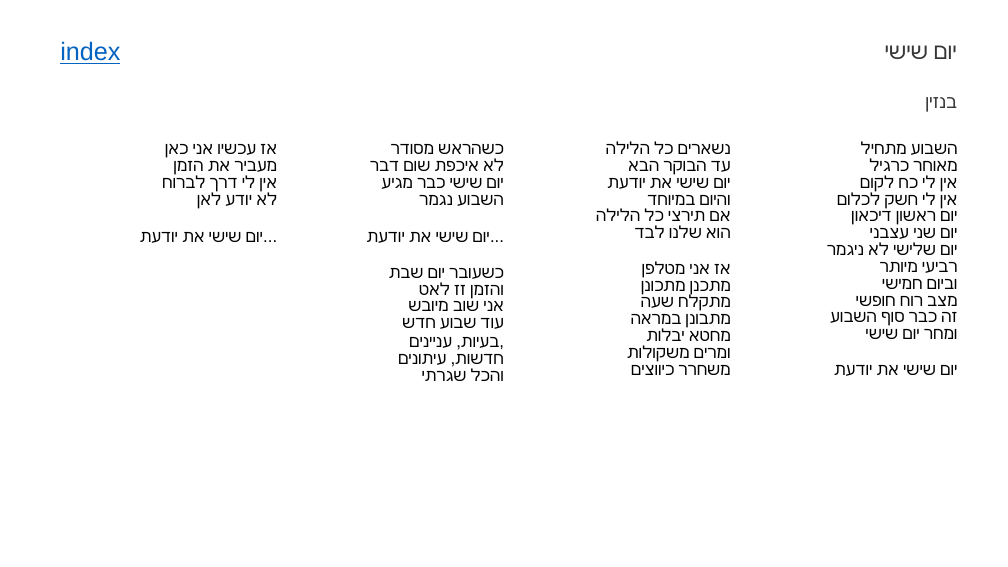
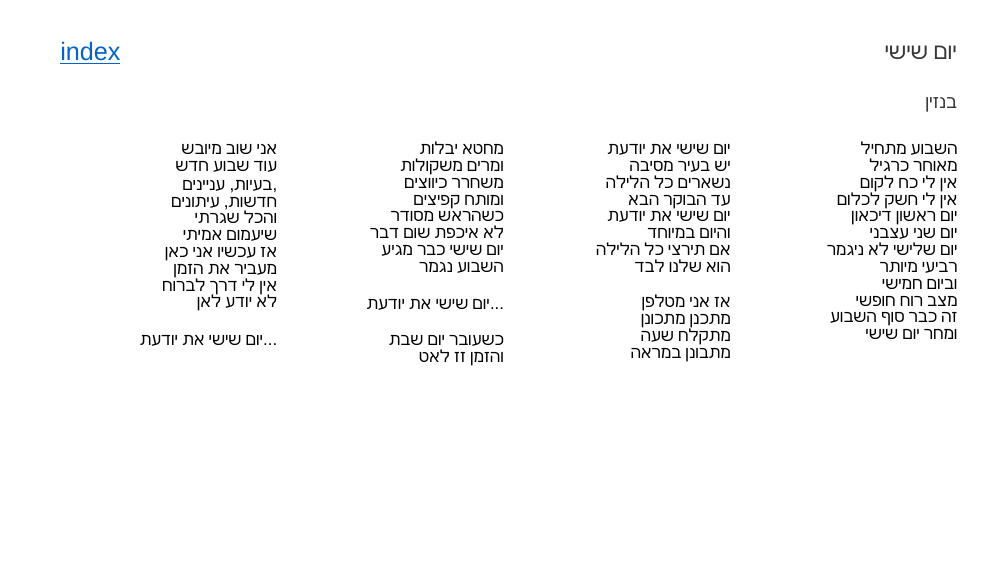
Before and after one commit to guypeled76/songs2slides, a slide deck: slide 52 of songs.pptx (slide 30 before the commit). Drawn at 1008x567 pixels with LibreOffice and Linux fonts; fonts in the diff are those of the drawing. Boxes give left, top, right and bottom in pixels: in the first picture for what was removed or moved away, otherwise in the second. Text is boxed around its words. In the diff, an @@ line names an element or a change of style, - is before the commit and + after.

```diff
--- a/songs.pptx
+++ b/songs.pptx
@@ table at (50, 141, 958, 544) @@
-row 1: אז עכשיו אני כאן / מעביר את הזמן / אין לי דרך לברוח / לא יודע לאן / יום שישי את יודעת... | כשהראש מסודר / לא איכפת שום דבר / יום שישי כבר מגיע / השבוע נגמר / יום שישי את יודעת... / כשעובר יום שבת / והזמן זז לאט / אני שוב מיובש / עוד שבוע חדש / בעיות, עניינים, / חדשות, עיתונים / והכל שגרתי | נשארים כל הלילה / עד הבוקר הבא / יום שישי את יודעת / והיום במיוחד / אם תירצי כל הלילה / הוא שלנו לבד / אז אני מטלפן / מתכנן מתכונן / מתקלח שעה / מתבונן במראה / מחטא יבלות / ומרים משקולות / משחרר כיווצים | השבוע מתחיל / מאוחר כרגיל / אין לי כח לקום / אין לי חשק לכלום / יום ראשון דיכאון / יום שני עצבני / יום שלישי לא ניגמר / רביעי מיותר / וביום חמישי / מצב רוח חופשי / זה כבר סוף השבוע / ומחר יום שישי / יום שישי את יודעת
+row 1: אני שוב מיובש / עוד שבוע חדש / בעיות, עניינים, / חדשות, עיתונים / והכל שגרתי / שיעמום אמיתי / אז עכשיו אני כאן / מעביר את הזמן / אין לי דרך לברוח / לא יודע לאן / יום שישי את יודעת... | מחטא יבלות / ומרים משקולות / משחרר כיווצים / ומותח קפיצים / כשהראש מסודר / לא איכפת שום דבר / יום שישי כבר מגיע / השבוע נגמר / יום שישי את יודעת... / כשעובר יום שבת / והזמן זז לאט | יום שישי את יודעת / יש בעיר מסיבה / נשארים כל הלילה / עד הבוקר הבא / יום שישי את יודעת / והיום במיוחד / אם תירצי כל הלילה / הוא שלנו לבד / אז אני מטלפן / מתכנן מתכונן / מתקלח שעה / מתבונן במראה | השבוע מתחיל / מאוחר כרגיל / אין לי כח לקום / אין לי חשק לכלום / יום ראשון דיכאון / יום שני עצבני / יום שלישי לא ניגמר / רביעי מיותר / וביום חמישי / מצב רוח חופשי / זה כבר סוף השבוע / ומחר יום שישי
```
Also in this commit, not shown: 61 other slides changed, 59 slides added, 8 other files.
